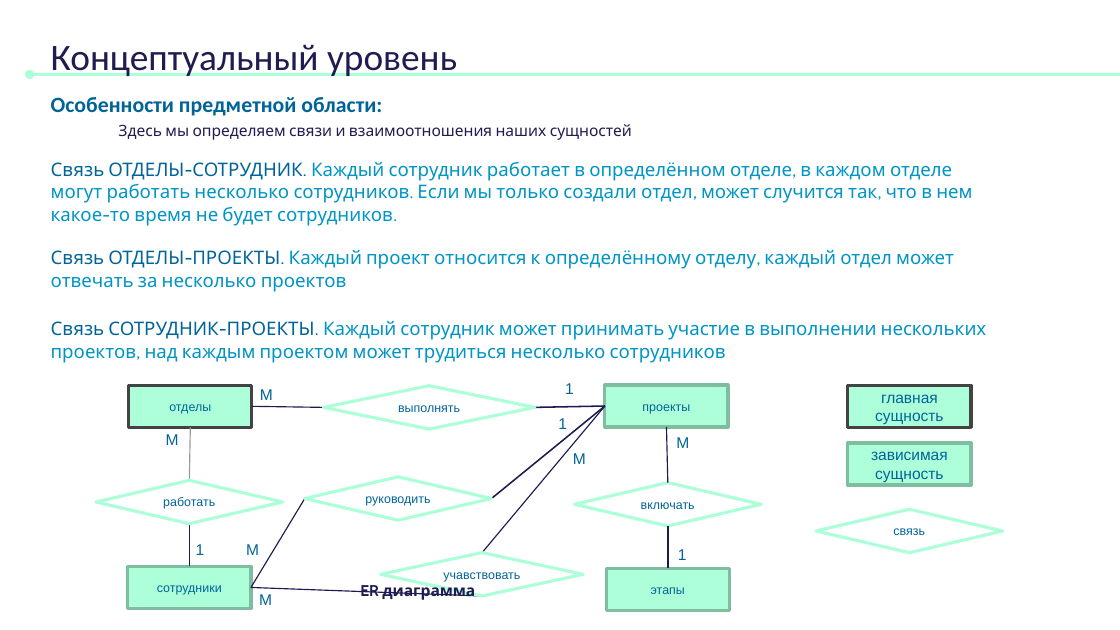
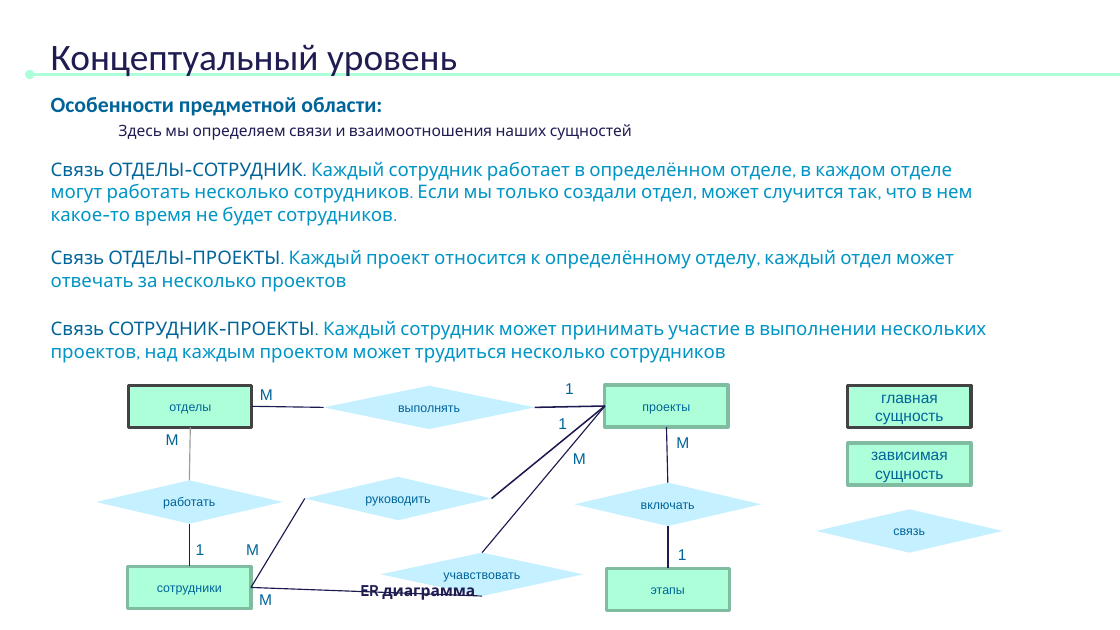
Before and after one commit to itambu/Summer_Bootcamp_2021, a slide deck: slide 22 of DataEngineering/DataEngineering Presentation.pptx (slide 19 before the commit). Drawn at 1120x630 pixels with LibreOffice and Linux fonts; fonts in the diff are those of the drawing. Boxes give left, top, right and bottom in pixels: in the first picture for what was removed or moved away, otherwise in the second. Text is boxed around its words. In the diff, an @@ line names an element or a change of style, - is before the commit and + after.

```diff
--- a/DataEngineering/DataEngineering Presentation.pptx
+++ b/DataEngineering/DataEngineering Presentation.pptx
@@ fill #FFFFFF to #8BE3FF at 50% opacity; outline #ACFFD9 2 pt to none in 6 elements at box(575, 483, 762, 526), box(816, 510, 1004, 553), box(324, 385, 534, 429), box(96, 480, 283, 524), box(305, 477, 492, 521), box(381, 552, 584, 596) @@
```
Also in this commit, not shown: 4 other slides changed, 3 slides added.
